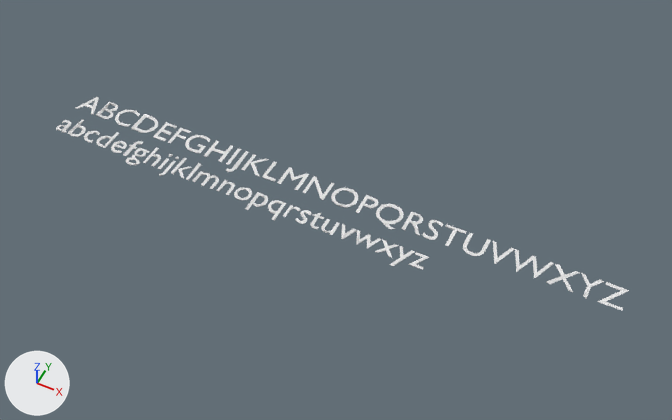
Two versions of the Blender file offset_unittest.blend, one commit apart.
Camera for both pictures: a 50 mm camera at (15.0, -25.7, 32.2) aimed at (2.0, 0.2, -0.1). The axes (+X, +Y, +Z) are drawn at lower left. The lights are the same throughout. The same objects are shown in both versions, whatever each file hides.

The older version as bpy lines, for what is in view:
```python
me_mesh = bpy.data.meshes.new('Mesh')
me_mesh.from_pydata(...)  # 2950 vertices, 2874 faces; spans x -13.0..15.5, y -1.8..1.6, z -0.1..0.1
me_mesh_001 = bpy.data.meshes.new('Mesh.001')
me_mesh_001.from_pydata(...)  # 2950 vertices, 2874 faces; spans x -13.0..15.5, y -1.8..1.6, z 0.0
ob_text = bpy.data.objects.new('Text', me_mesh)
ob_text.location = (0.0, 0.0, 0.0)
ob_text_001 = bpy.data.objects.new('Text.001', me_mesh_001)
ob_text_001.location = (0.0, 0.0, 0.0)
```
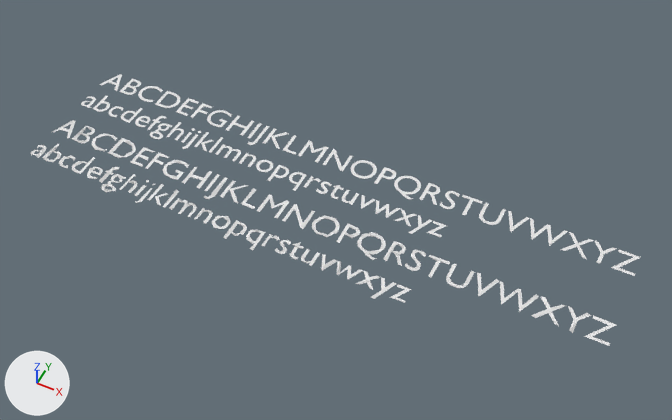
Pixel boxes [x1, y1, x2, y2] of what changed, in the pictures (672 x 420 px):
'Text', moved
    before: [56, 97, 626, 310]
    after: [31, 120, 616, 346]
'Text.001', moved
    before: [56, 98, 629, 306]
    after: [81, 74, 641, 276]

The change in detail:
Object 'Text.001' (ob_text_001) moves from (0.0, 0.0, 0.0) to (0.0, 2.06, 0.0).
Object 'Text' (ob_text) moves from (0.0, 0.0, 0.0) to (0.0, -1.98, 0.0).
